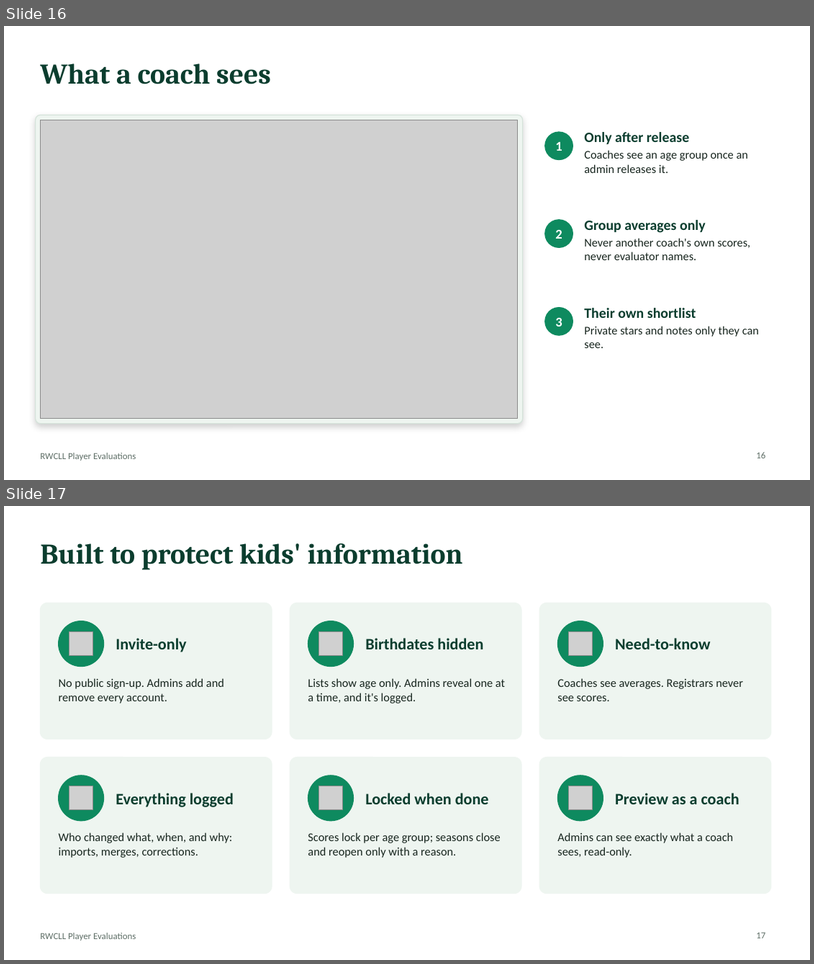
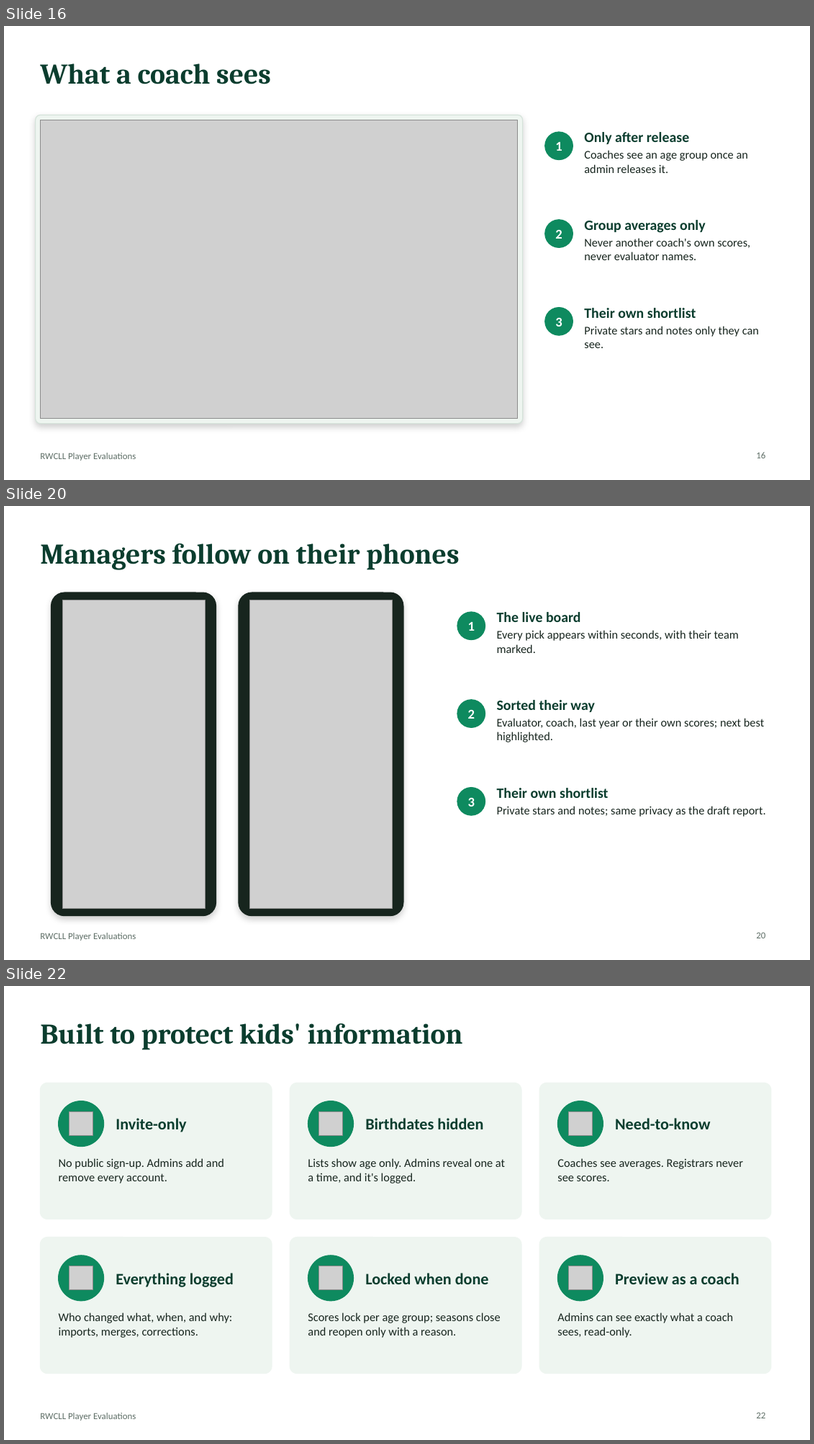
Before and after one commit to rwclldb/rwcll-player-evaluations, a slide deck: docs/board-demo/RWCLL-Player-Evaluations-Board.pptx. Shown one above the other, each under a label of ours: slides 16 and 17 before the commit, slides 16, 20 and 22 after it; the slides between them are not shown. The pictures are 814x964 and 814x1444 pixels, drawn with LibreOffice and Linux fonts; fonts in the diff are those of the drawing; grey boxes stand for pictures. Boxes give left, top, right and bottom in pixels: in the first picture for what was removed or moved away, otherwise in the second. Text is boxed around its words. In the diff, an @@ line names an element or a change of style, - is before the commit and + after.

```diff
--- a/docs/board-demo/RWCLL-Player-Evaluations-Board.pptx
+++ b/docs/board-demo/RWCLL-Player-Evaluations-Board.pptx
@@ slide 20 added at <box>4,506,810,960</box>, background #FFFFFF; not listed: 1 template element that a slide beside it also shows @@
@@ title added at <box>40,543,459,570</box>, 34 pt, text #0B3D2E, bold @@
+Managers follow on their phones
@@ rounded rectangle added at <box>52,592,216,916</box>, fill #17251E, outline #17251E 1 pt @@
@@ picture added at <box>62,600,205,908</box> @@
@@ rounded rectangle added at <box>239,592,404,916</box>, fill #17251E, outline #17251E 1 pt @@
@@ picture added at <box>250,600,392,908</box> @@
@@ ellipse added at <box>458,612,486,640</box>, fill #0E8A5F, outline #0E8A5F 1 pt @@
@@ text added at <box>497,612,739,653</box>, 14 pt, text #17251E @@
+The live board
+Every pick appears within seconds, with their team marked.
@@ text added at <box>468,622,475,631</box>, 16 pt, text #FFFFFF, bold @@
+1
@@ ellipse added at <box>458,700,486,728</box>, fill #0E8A5F, outline #0E8A5F 1 pt @@
@@ text added at <box>497,700,764,742</box>, 14 pt, text #17251E @@
+Sorted their way
+Evaluator, coach, last year or their own scores; next best highlighted.
@@ text added at <box>468,709,475,718</box>, 16 pt, text #FFFFFF, bold @@
+2
@@ ellipse added at <box>458,788,486,815</box>, fill #0E8A5F, outline #0E8A5F 1 pt @@
@@ text added at <box>468,797,475,806</box>, 16 pt, text #FFFFFF, bold @@
+3
@@ text added at <box>497,788,766,816</box>, 14 pt, text #17251E @@
+Their own shortlist
+Private stars and notes; same privacy as the draft report.
@@ page number added at <box>756,932,766,938</box>, 11 pt, text #5E6E66 @@
+20
@@ what was slide 17 is now slide 22 @@
@@ page number at <box>756,1412,766,1418</box>: text changed @@
-17
+22
```
Also in this commit, not shown: 1 slide changed, 4 other slides added, 6 other files.
